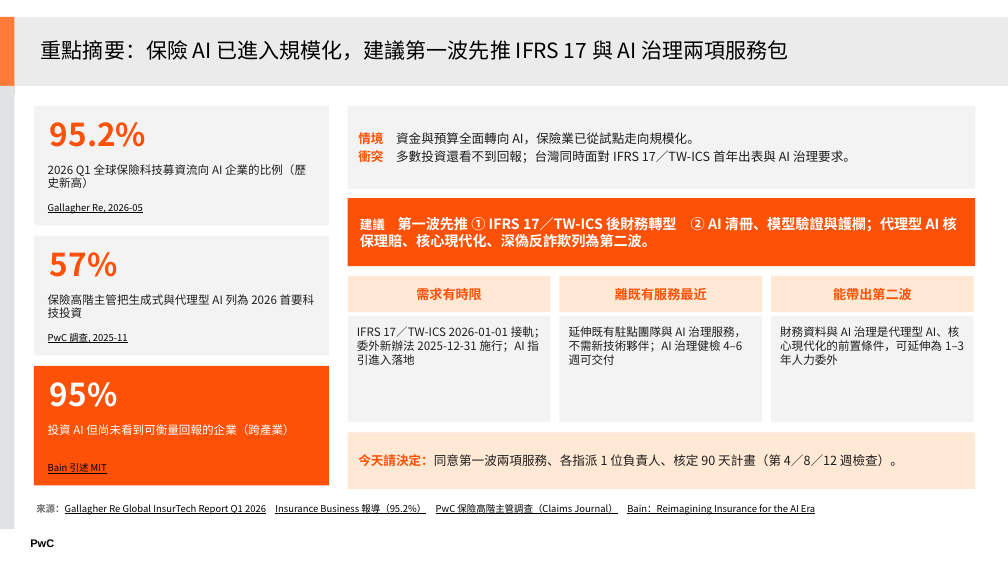
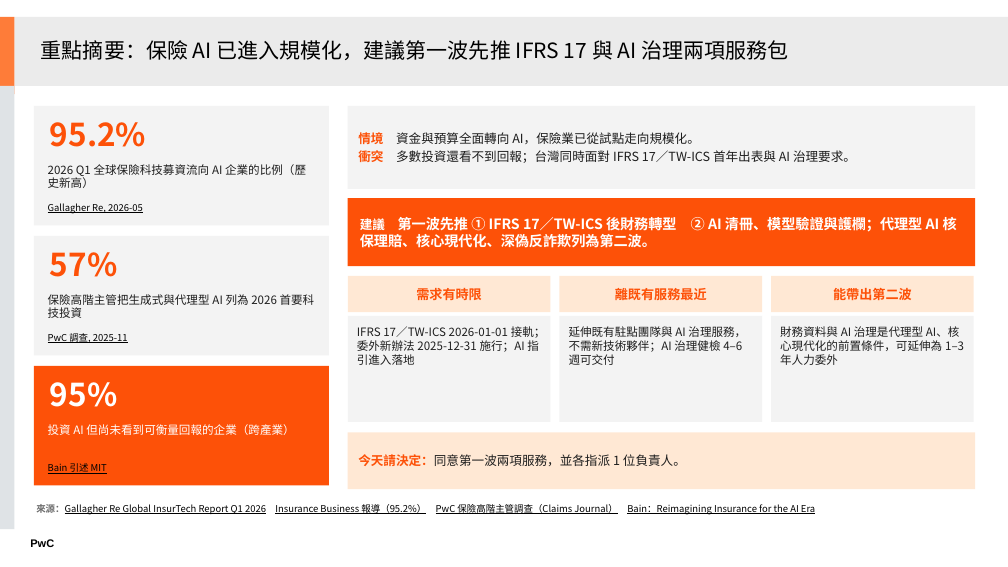
Before and after one commit to Robshao/PwC_FSC1, a slide deck: slide 1 of research/insurtech-2026/保險科技服務優先順序_主管精簡版.pptx. Drawn at 1008x567 pixels with LibreOffice and Linux fonts; fonts in the diff are those of the drawing. Boxes give left, top, right and bottom in pixels: in the first picture for what was removed or moved away, otherwise in the second. Text is boxed around its words. In the diff, an @@ line names an element or a change of style, - is before the commit and + after.

```diff
--- a/research/insurtech-2026/保險科技服務優先順序_主管精簡版.pptx
+++ b/research/insurtech-2026/保險科技服務優先順序_主管精簡版.pptx
@@ text in rectangle at (358, 454, 686, 466): text changed @@
-今天請決定：同意第一波兩項服務、各指派 1 位負責人、核定 90 天計畫（第 4／8／12 週檢查）。
+今天請決定：同意第一波兩項服務，並各指派 1 位負責人。
```
Also in this commit, not shown: 2 other files.
